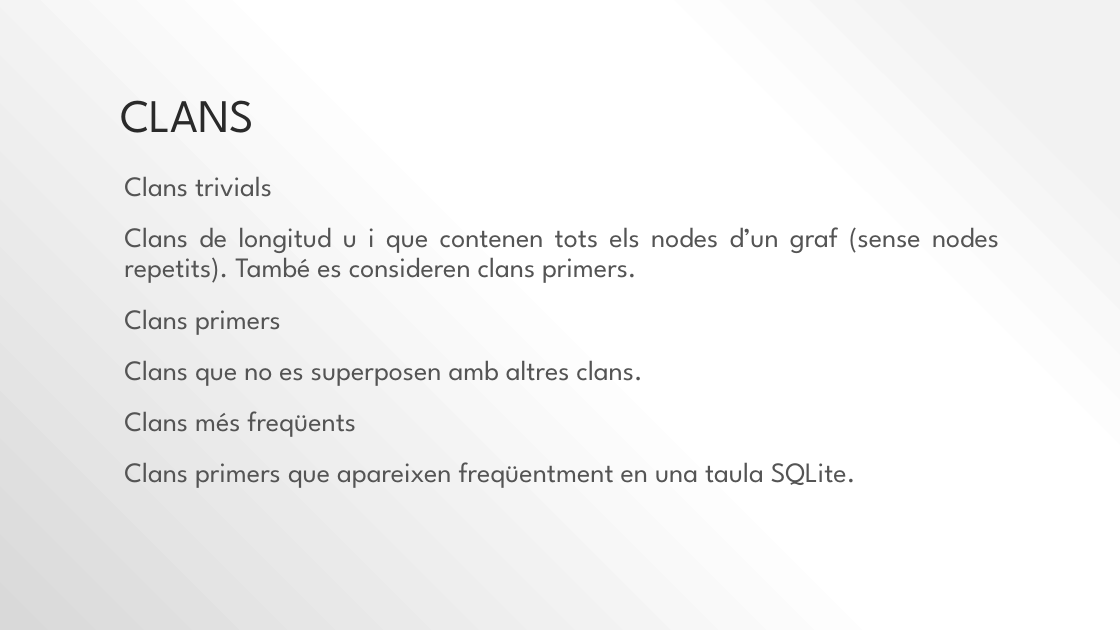
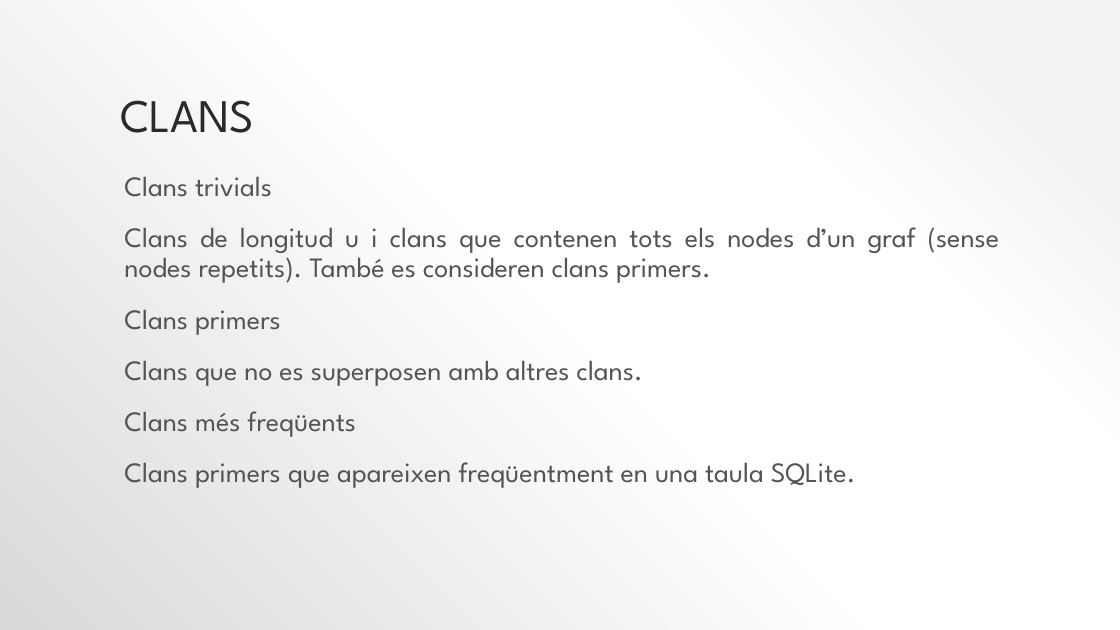
Before and after one commit to lrodrin/TFG, a slide deck: slide 13 of presentació.pptx. Drawn at 1120x630 pixels with LibreOffice and Linux fonts; fonts in the diff are those of the drawing. Boxes give left, top, right and bottom in pixels: in the first picture for what was removed or moved away, otherwise in the second. Text is boxed around its words. In the diff, an @@ line names an element or a change of style, - is before the commit and + after.

```diff
--- a/presentació.pptx
+++ b/presentació.pptx
@@ text at (124,227,1000,283): text changed @@
-Clans de longitud u i que contenen tots els nodes d’un graf (sense nodes repetits). També es consideren clans primers.
+Clans de longitud u i clans que contenen tots els nodes d’un graf (sense nodes repetits). També es consideren clans primers.
```
Also in this commit, not shown: 7 other slides changed, 5 slides added, 1 slide removed, 1 other file.
